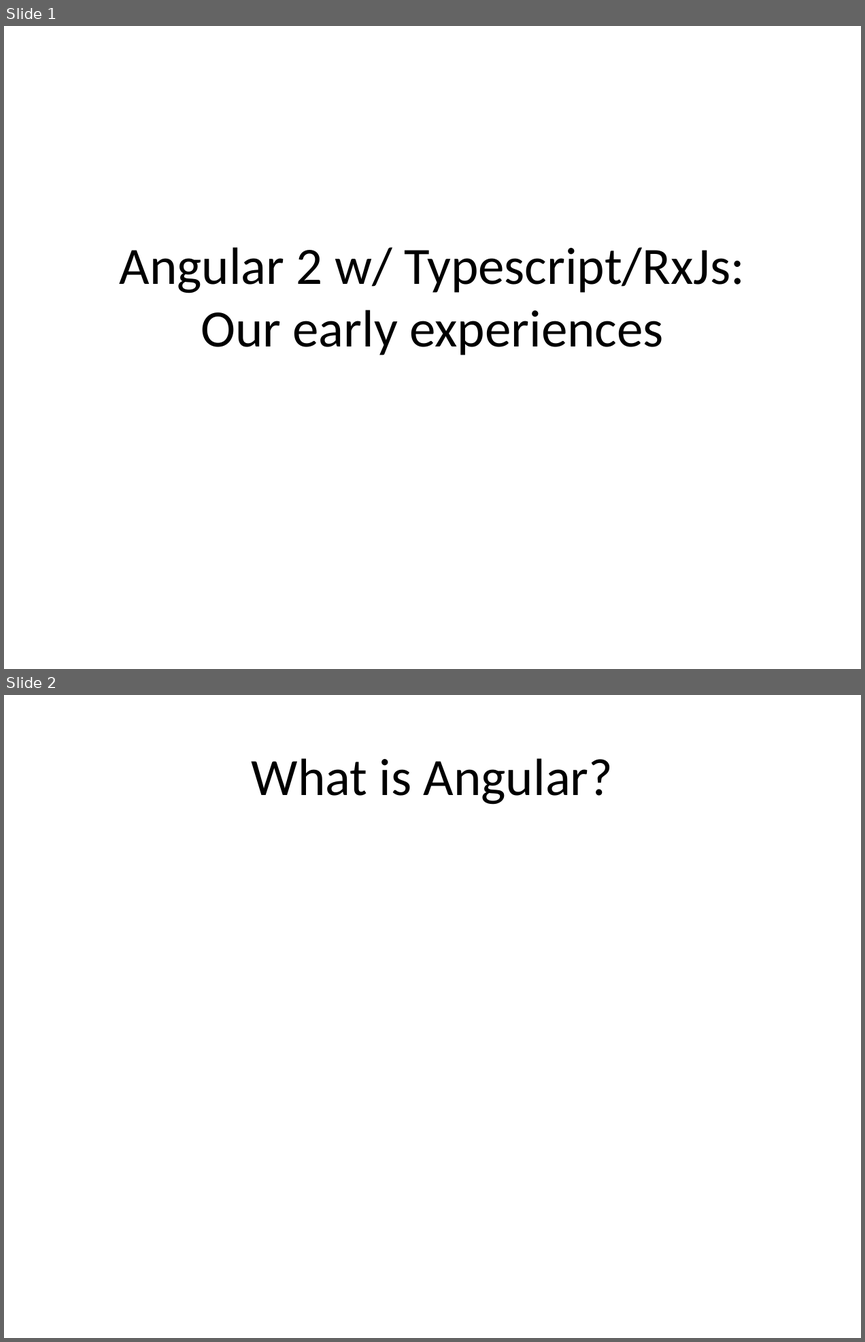
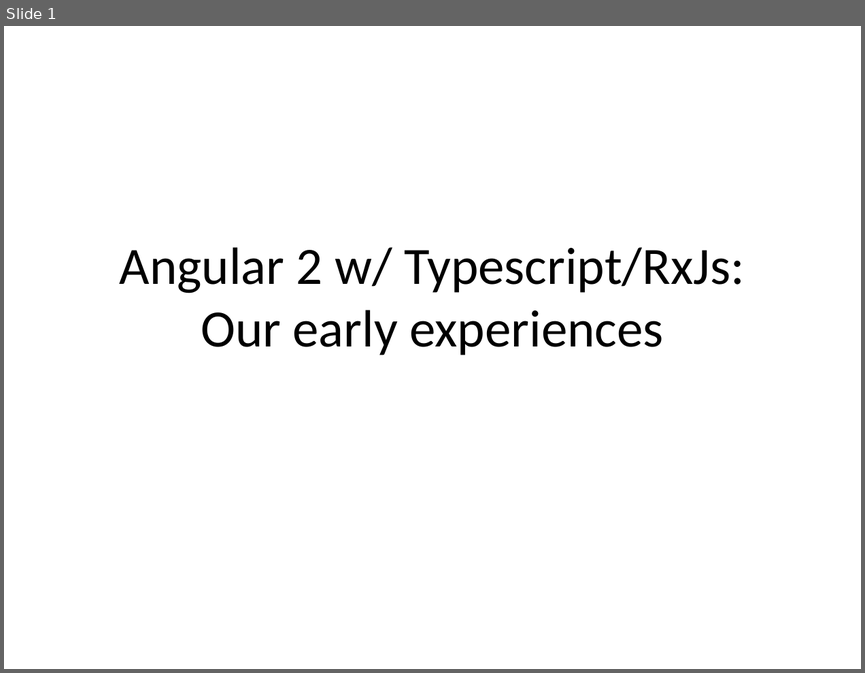
Before and after one commit to trognus/devcon2016, a slide deck: devconNg2.odp. Shown one above the other, each under a label of ours: slides 1 and 2 before the commit, slide 1 after it. The pictures are 865x1342 and 865x673 pixels, drawn with LibreOffice and Linux fonts; fonts in the diff are those of the drawing. Boxes give left, top, right and bottom in pixels: in the first picture for what was removed or moved away, otherwise in the second. Text is boxed around its words. In the diff, an @@ line names an element or a change of style, - is before the commit and + after.

```diff
--- a/devconNg2.odp
+++ b/devconNg2.odp
@@ slide 2 removed at (4, 695, 861, 1338), background #FFFFFF @@
@@ title removed at (252, 758, 613, 804) @@
-What is Angular?
```
Also in this commit, not shown: 2 slides changed, 3 slides added.
